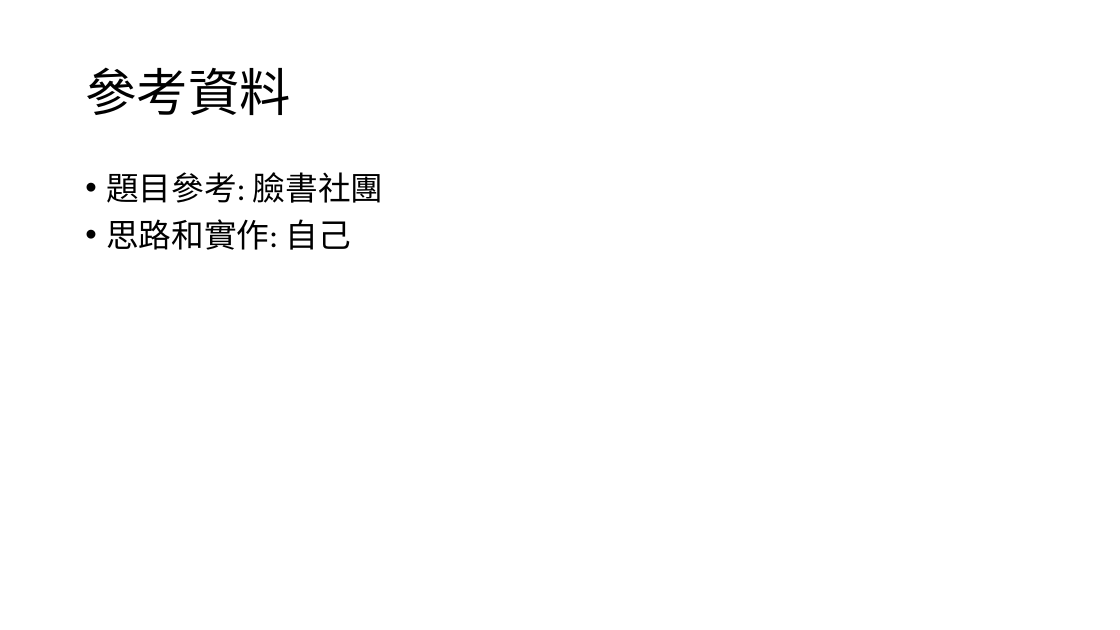
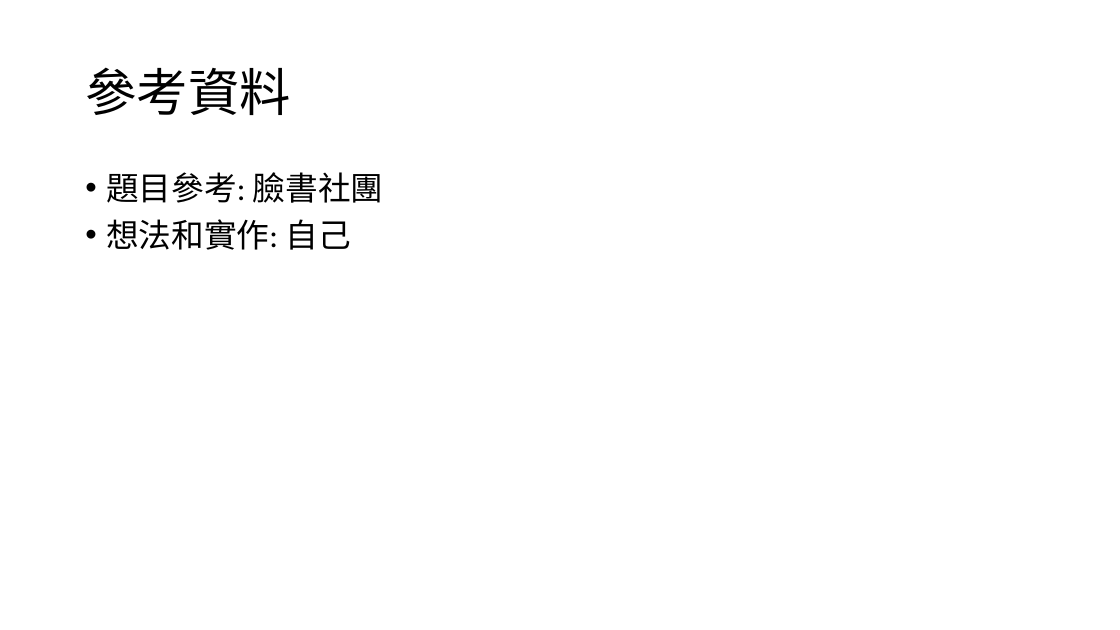
Before and after one commit to louisfghbvc/GenericProgrammingSTL, a slide deck: slide 9 of HW4 應用程式設計/說明.pptx. Drawn at 1120x630 pixels with LibreOffice and Linux fonts; fonts in the diff are those of the drawing. Boxes give left, top, right and bottom in pixels: in the first picture for what was removed or moved away, otherwise in the second. Text is boxed around its words. In the diff, an @@ line names an element or a change of style, - is before the commit and + after.

```diff
--- a/HW4 應用程式設計/說明.pptx
+++ b/HW4 應用程式設計/說明.pptx
@@ text at bbox=[106, 219, 351, 250]: text changed @@
-• 思路和實作: 自己
+• 想法和實作: 自己
```
Also in this commit, not shown: 2 other slides changed, 7 other files.
